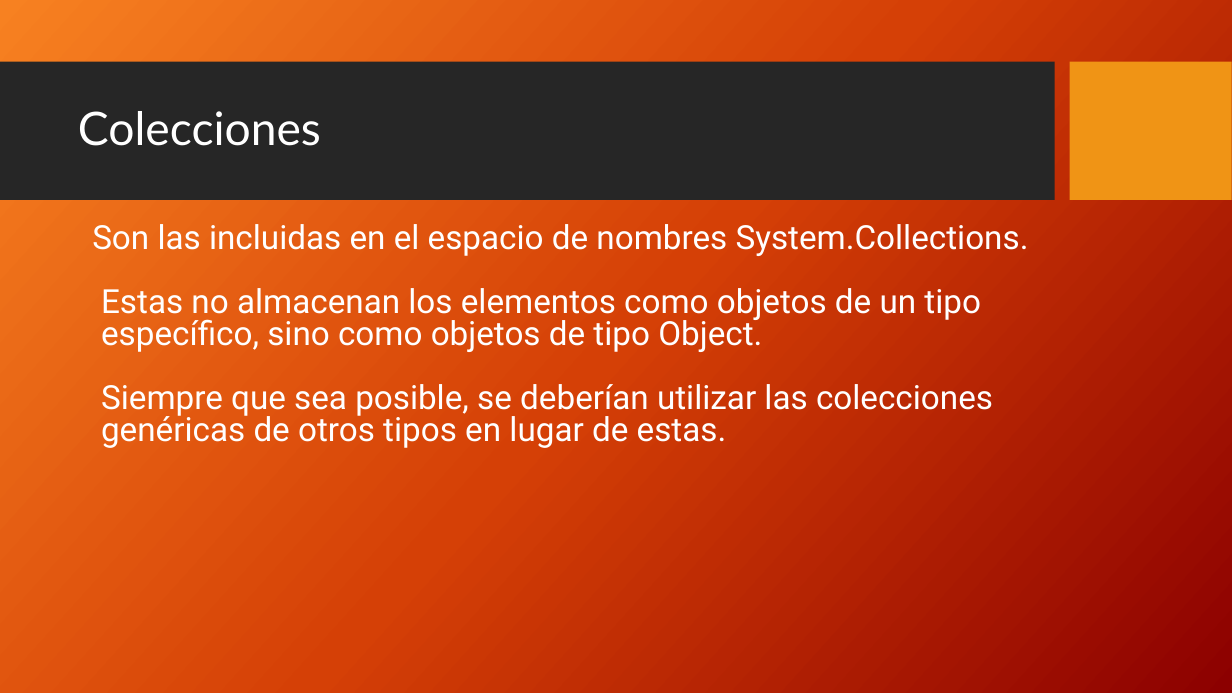
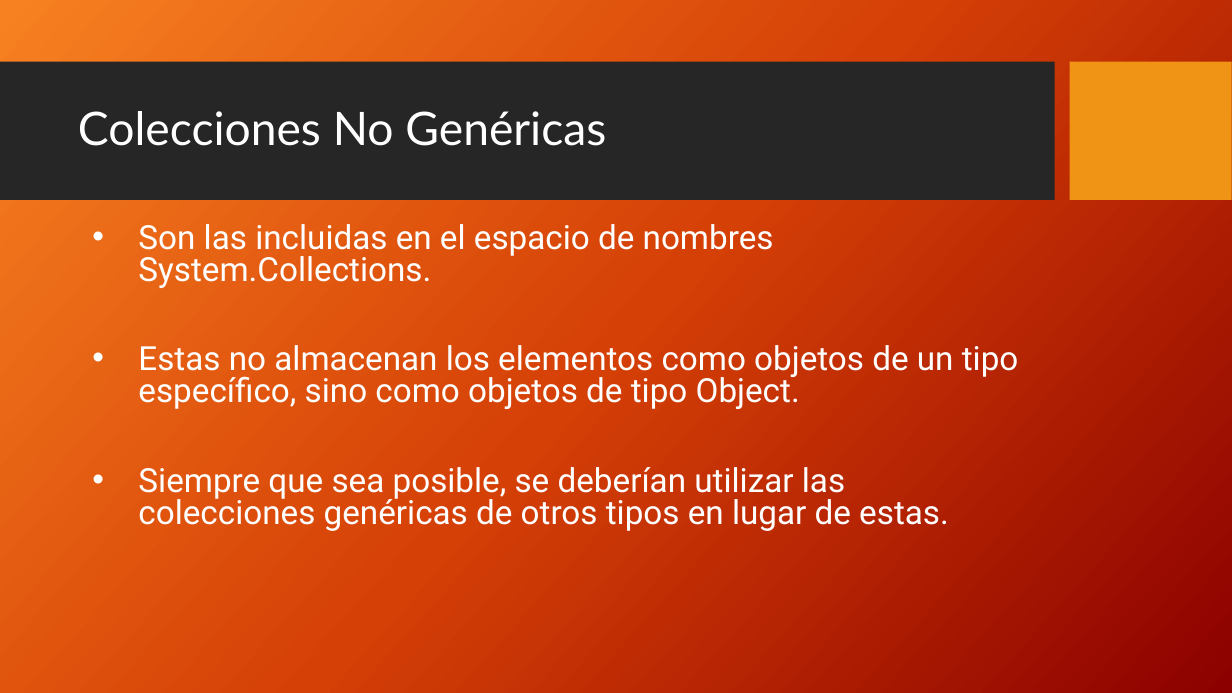
Before and after one commit to FedeDavila1984/utn_prog_y_lab_II, a slide deck: slide 9 of PPTs/ProgramacionII_Clase_07-2018.pptx. Drawn at 1232x693 pixels with LibreOffice and Linux fonts; fonts in the diff are those of the drawing; background and template pictures are left out. Boxes give left, top, right and bottom in pixels: in the first picture for what was removed or moved away, otherwise in the second. Text is boxed around its words. In the diff, an @@ line names an element or a change of style, - is before the commit and + after.

```diff
--- a/PPTs/ProgramacionII_Clase_07-2018.pptx
+++ b/PPTs/ProgramacionII_Clase_07-2018.pptx
@@ title at (x1=78, y1=111, x2=606, y2=146): text changed @@
-Colecciones
+Colecciones No Genéricas
@@ text at (x1=138, y1=224, x2=1019, y2=531): text changed @@
-Son las incluidas en el espacio de nombres System.Collections.
-Estas no almacenan los elementos como objetos de un tipo específico, sino como objetos de tipo Object.
-Siempre que sea posible, se deberían utilizar las colecciones genéricas de otros tipos en lugar de estas.
+• Son las incluidas en el espacio de nombres System.Collections.
+• Estas no almacenan los elementos como objetos de un tipo específico, sino como objetos de tipo Object.
+• Siempre que sea posible, se deberían utilizar las colecciones genéricas de otros tipos en lugar de estas.
```
Also in this commit, not shown: 11 other slides changed, 5 other files.
